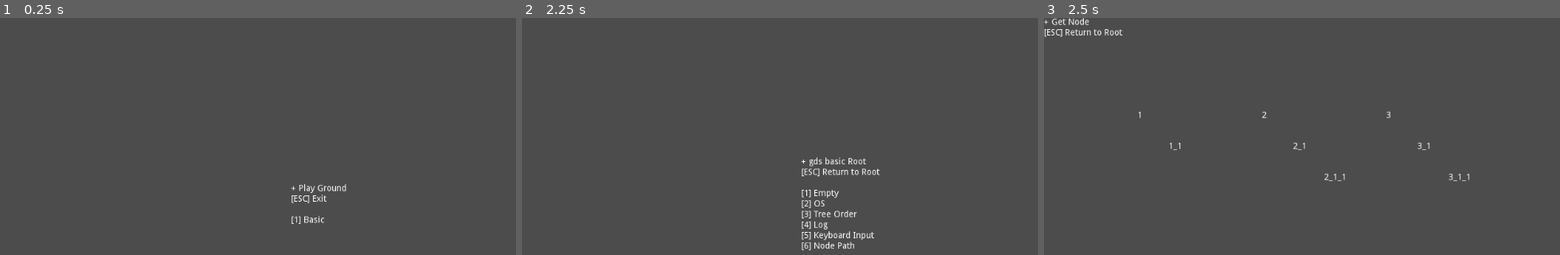
Above: before the commit, frames 1-3 (left to right).
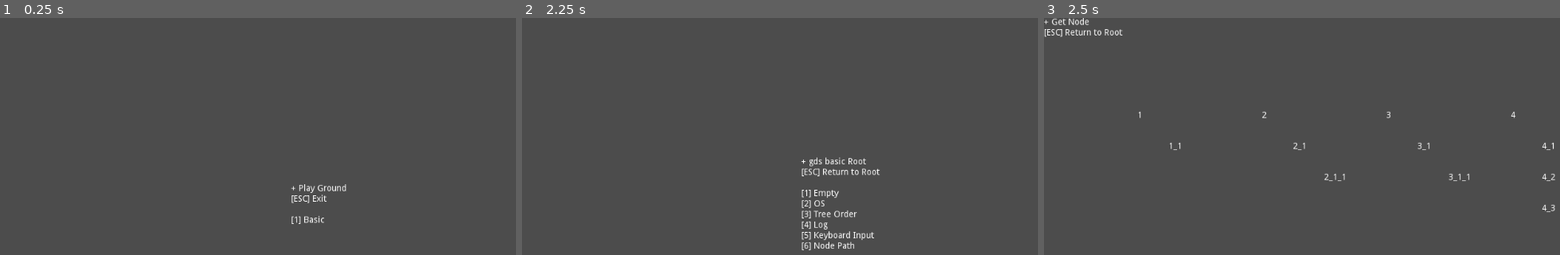
Above: after the commit, the same moments.

Repository: R2Road/godot_playground
Game: Godot game, scene res://PlayGround.tscn
Two runs of this game, one before a commit and one after it. Both use one fixed random seed, a clock stepped at 60 frames per second and the inputs below.
Inputs:
- Up to frame 1 (0.25 s): no input
- Up to frame 2 (2.25 s): tap Enter at 0.5, 2 s; tap 6 at 0.6, 1.35 s; tap Space at 1.25 s; tap 1 at 2.1 s
- Up to frame 3 (2.5 s): tap 6 at 2.3 s

Frames 1-2 are identical in both runs. In frame 3, less than 0.1% of the frame differs, in the area x 90-100%, y 39-82%.

Commit message:
update scene : gds_basic - GetNodeScene

Diff:
--- a/2d_ground/gds_basic/gds_basic_GetNodeScene.tscn
+++ b/2d_ground/gds_basic/gds_basic_GetNodeScene.tscn
@@ -1,7 +1,8 @@
-[gd_scene load_steps=3 format=2]
+[gd_scene load_steps=4 format=2]
 
 [ext_resource path="res://gds_basic/gds_basic_GetNodeScene_2_1_1.gd" type="Script" id=1]
 [ext_resource path="res://gds_basic/gds_basic_GetNodeScene.gd" type="Script" id=2]
+[ext_resource path="res://gds_basic/gds_basic_GetNodeScene_4.gd" type="Script" id=3]
 
 [node name="gds_basic_GetNodeScene" type="Node2D"]
 script = ExtResource( 2 )
@@ -62,3 +63,33 @@
 margin_right = 40.0
 margin_bottom = 14.0
 text = "3_1_1"
+
+[node name="4" type="Label" parent="."]
+margin_right = 40.0
+margin_bottom = 14.0
+text = "4"
+script = ExtResource( 3 )
+__meta__ = {
+"_edit_use_anchors_": false
+}
+
+[node name="4_1" type="Label" parent="4"]
+margin_right = 40.0
+margin_bottom = 14.0
+text = "4_1"
+
+[node name="4_2" type="Label" parent="4"]
+margin_right = 40.0
+margin_bottom = 14.0
+text = "4_2"
+__meta__ = {
+"_edit_use_anchors_": false
+}
+
+[node name="4_3" type="Label" parent="4"]
+margin_right = 40.0
+margin_bottom = 14.0
+text = "4_3"
+__meta__ = {
+"_edit_use_anchors_": false
+}
--- /dev/null
+++ b/2d_ground/gds_basic/gds_basic_GetNodeScene_4.gd
@@ -0,0 +1,14 @@
+extends Label
+
+
+func _ready():
+	DoPractice()
+
+
+func DoPractice():
+	set_position( Vector2( 750, 150 ) )
+
+	var child_index = 1
+	for c in self.get_children():
+		c.set_position( Vector2( 50, 50 * child_index ) )
+		child_index += 1
